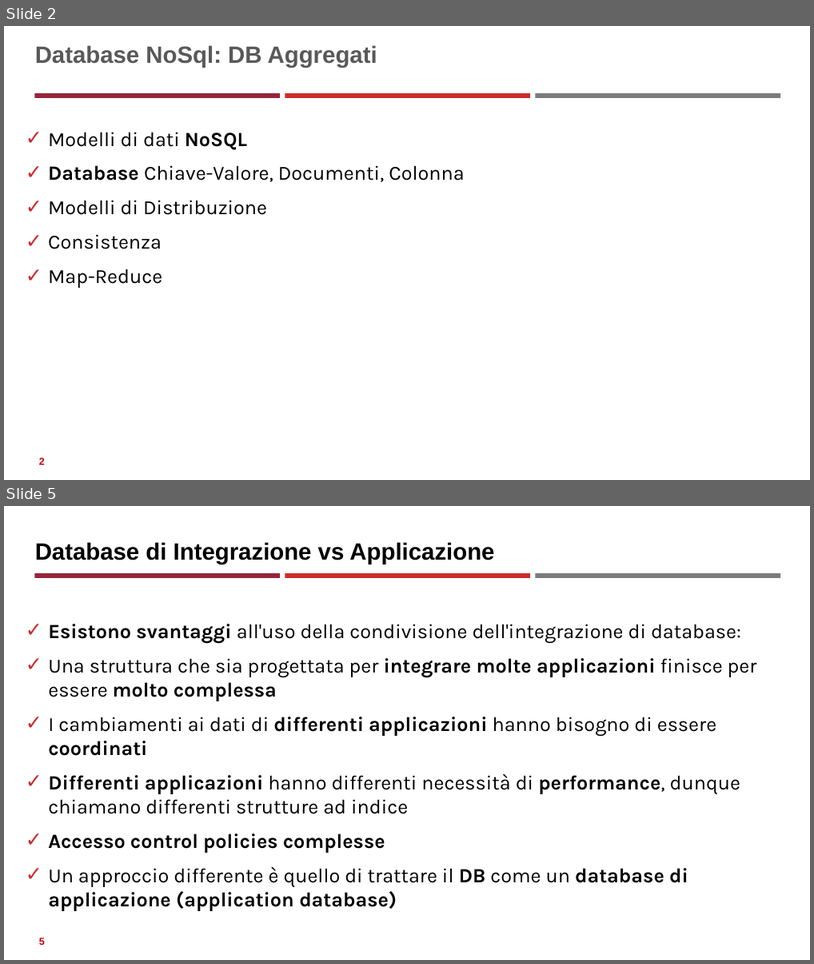
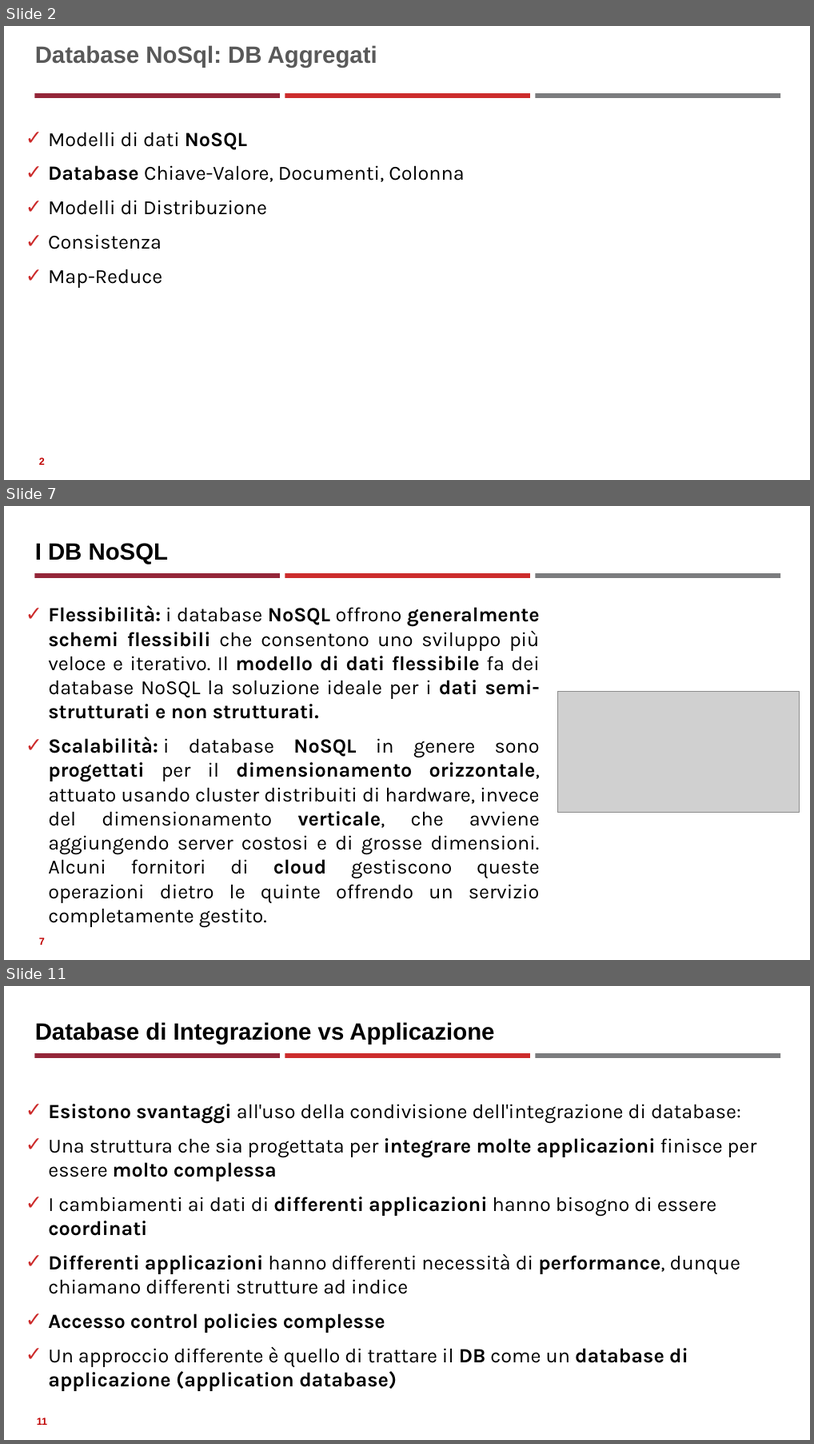
Before and after one commit to neural1977/data_science_interview_material, a slide deck: Assicurazioni/Databases_NoSql_ita.pptx. Shown one above the other, each under a label of ours: slides 2 and 5 before the commit, slides 2, 7 and 11 after it; the slides between them are not shown. The pictures are 814x964 and 814x1444 pixels, drawn with LibreOffice and Linux fonts; fonts in the diff are those of the drawing; grey boxes stand for pictures. Boxes give left, top, right and bottom in pixels: in the first picture for what was removed or moved away, otherwise in the second. Text is boxed around its words. In the diff, an @@ line names an element or a change of style, - is before the commit and + after.

```diff
--- a/Assicurazioni/Databases_NoSql_ita.pptx
+++ b/Assicurazioni/Databases_NoSql_ita.pptx
@@ slide 7 added at (x1=4, y1=506, x2=810, y2=960), background #FFFFFF; not listed: 3 template elements that a slide beside it also shows @@
@@ title added at (x1=35, y1=543, x2=168, y2=564), 28 pt, text #000000, bold @@
+I DB NoSQL
@@ text added at (x1=48, y1=605, x2=540, y2=903), 24 pt, text #000000 @@
+✓ Flessibilità: i database NoSQL offrono generalmente schemi flessibili che consentono uno sviluppo più veloce e iterativo. Il modello di dati flessibile fa dei database NoSQL la soluzione ideale per i dati semi-strutturati e non strutturati.
+✓ Scalabilità: i database NoSQL in genere sono progettati per il dimensionamento orizzontale, attuato usando cluster distribuiti di hardware, invece del dimensionamento verticale, che avviene aggiungendo server costosi e di grosse dimensioni. Alcuni fornitori di cloud gestiscono queste operazioni dietro le quinte offrendo un servizio completamente gestito.
@@ picture added at (x1=558, y1=692, x2=800, y2=812) @@
@@ page number added at (x1=39, y1=937, x2=45, y2=944), 12 pt, text #C00000, bold @@
+7
@@ what was slide 5 is now slide 11 @@
@@ page number at (x1=37, y1=1417, x2=47, y2=1424): text changed @@
-5
+11
```
Also in this commit, not shown: 5 slides changed, 9 other slides added, 1 other file.
